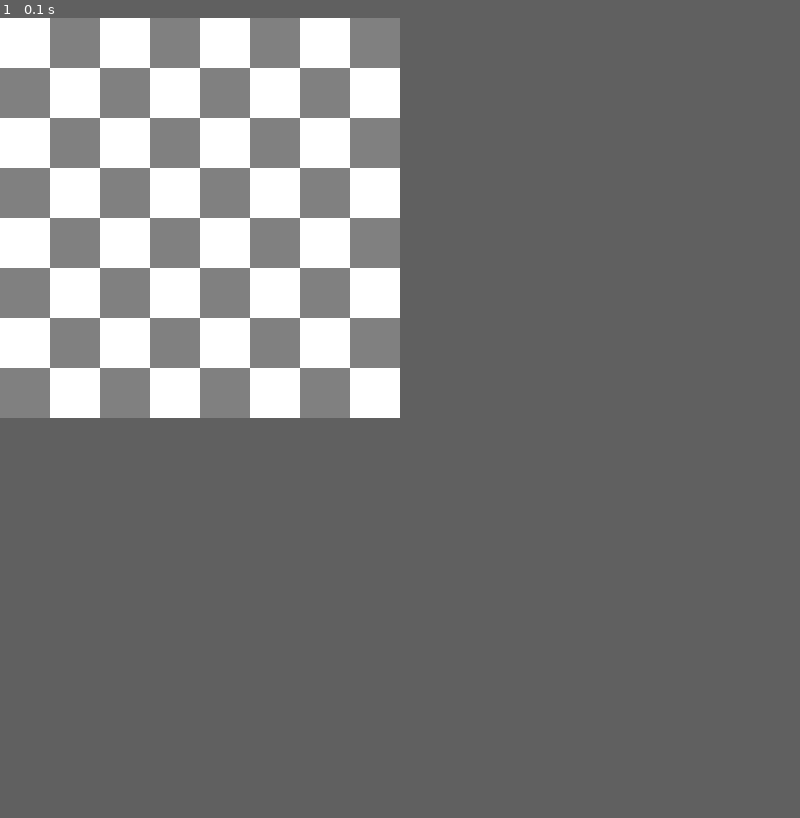
Above: before the commit, frame 1.
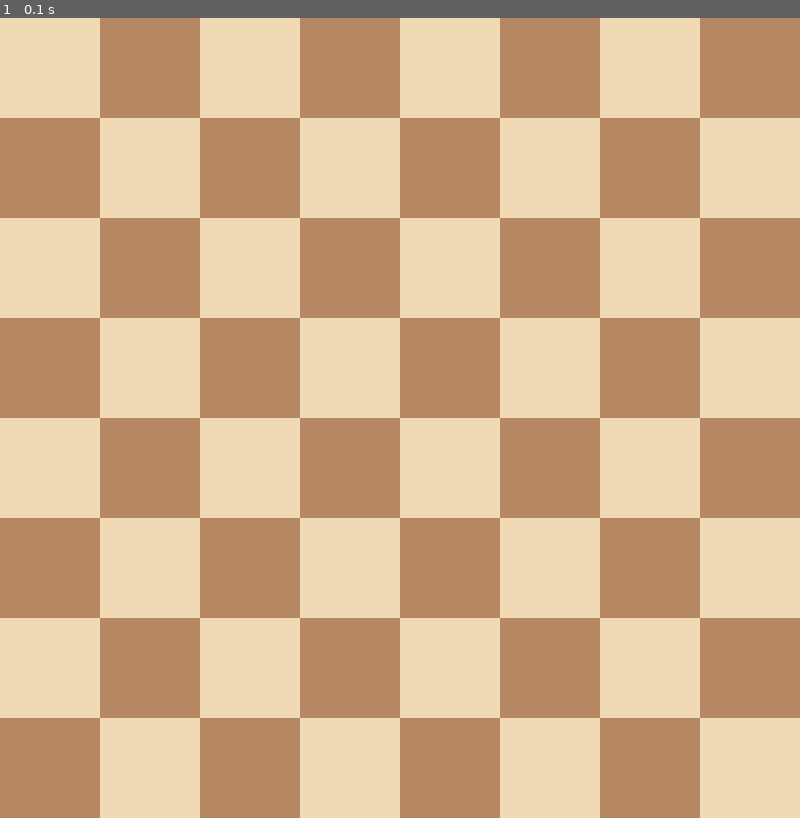
Above: after the commit, the same moment.

Repository: andreas-04/Chess-Pygame
Game: pygame game, started from main.py
Two runs of this game, one before a commit and one after it. Both use one fixed random seed, a clock stepped at 60 frames per second and the inputs below.
Inputs:
- Up to frame 1 (0.1 s): no input
The window is 400x400 before the commit and 800x800 after it. Grey fills any space a smaller window leaves; there, only what the larger window draws over its background counts as a difference.

The runs differ from the first frame. In frame 1, 62% of the frame differs, in the area x 0-100%, y 0-100%.

Commit message:
updated graphical interface

Diff:
--- a/main.py
+++ b/main.py
@@ -1,44 +1,60 @@
 import pygame
-
-
 
 # Initialize Pygame
 pygame.init()
 
-# Set the dimensions of the screen
-screen_width = 400
-screen_height = 400
+# Set up the window
+window_width = 800
+window_height = 800
+window = pygame.display.set_mode((window_width, window_height))
+pygame.display.set_caption("Chess Game")
 
-# Create the screen
-screen = pygame.display.set_mode((screen_width, screen_height))
+# Define colors
+WHITE = (255, 255, 255)
+BLACK = (0, 0, 0)
+LIGHT_SQUARE = (240, 217, 181)
+DARK_SQUARE = (181, 136, 99)
 
-# Set the size of the squares
-square_size = 50
-
-# Set the colors of the squares
-light_color = (255, 255, 255)
-dark_color = (128, 128, 128)
-
-# Draw the squares
-for row in range(8):
-    for col in range(8):
-        x = col * square_size
-        y = row * square_size
-        if (row + col) % 2 == 0:
-            color = light_color
-        else:
-            color = dark_color
-        pygame.draw.rect(screen, color, pygame.Rect(x, y, square_size, square_size))
-
-# Update the screen
-pygame.display.update()
+# Define other constants for the board and pieces
+square_size = window_width // 8
 
 # Game loop
 running = True
 while running:
+    # Handle events
     for event in pygame.event.get():
         if event.type == pygame.QUIT:
             running = False
+        elif event.type == pygame.MOUSEBUTTONDOWN:
+            if event.button == 1:  # Left mouse button
+                # Get the mouse position
+                mouse_x, mouse_y = pygame.mouse.get_pos()
+
+                # Calculate the clicked square coordinates
+                col = mouse_x // square_size
+                row = mouse_y // square_size
+
+                # Convert the coordinates to chess notation
+                letter = chr(col + 97)
+                number = 8 - row
+                square = f"{letter}{number}"
+
+                # Print the clicked square coordinates
+                print("Clicked square:", square)
+
+    # Clear the window
+    window.fill(WHITE)
+
+    # Draw the board
+    for row in range(8):
+        for col in range(8):
+            square_color = LIGHT_SQUARE if (row + col) % 2 == 0 else DARK_SQUARE
+            pygame.draw.rect(window, square_color, (col * square_size, row * square_size, square_size, square_size))
+
+    # Draw the pieces
+
+    # Update the display
+    pygame.display.flip()
 
 # Quit Pygame
 pygame.quit()
